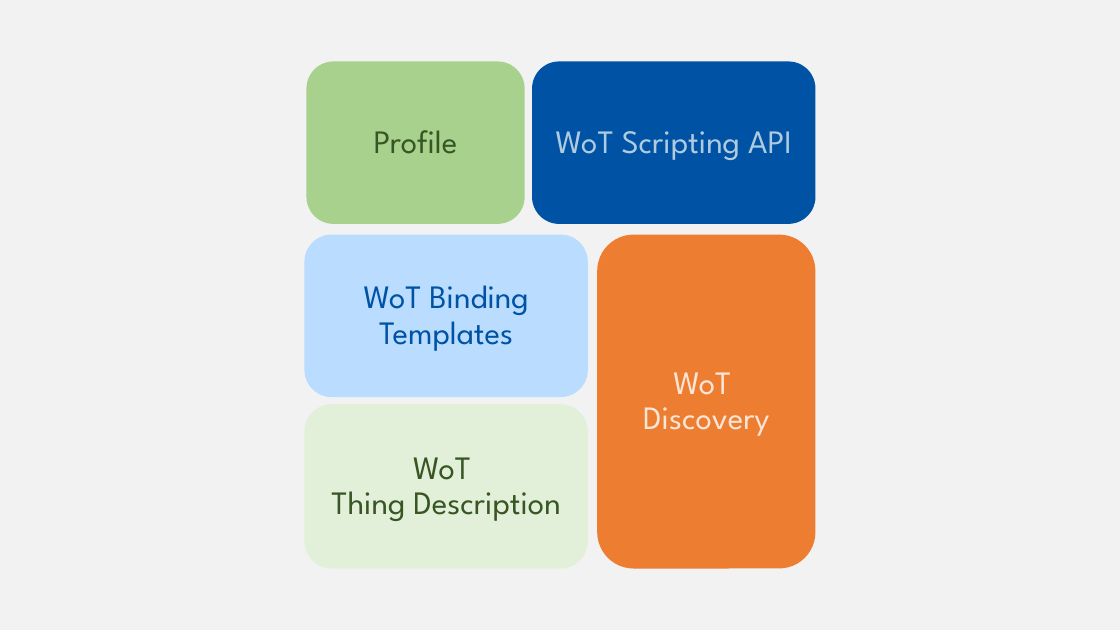
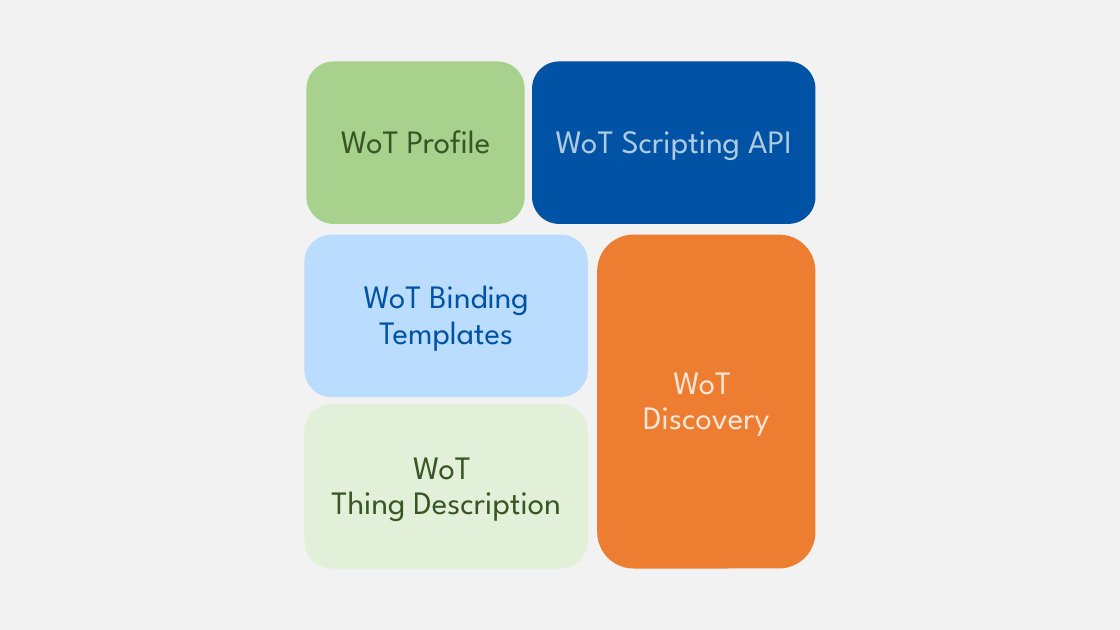
Before and after one commit to w3c/wot-cg, a slide deck: slide 60 of Tutorials/whatiswot/12-Building_Blocks/12-Building_Blocks.pptx (slide 58 before the commit). Drawn at 1120x630 pixels with LibreOffice and Linux fonts; fonts in the diff are those of the drawing. Boxes give left, top, right and bottom in pixels: in the first picture for what was removed or moved away, otherwise in the second. Text is boxed around its words. In the diff, an @@ line names an element or a change of style, - is before the commit and + after.

```diff
--- a/Tutorials/whatiswot/12-Building_Blocks/12-Building_Blocks.pptx
+++ b/Tutorials/whatiswot/12-Building_Blocks/12-Building_Blocks.pptx
@@ text at (341,130,491,154): text changed @@
-Profile
+WoT Profile
```
Also in this commit, not shown: 10 other slides changed, 4 slides added, 2 slides removed.
